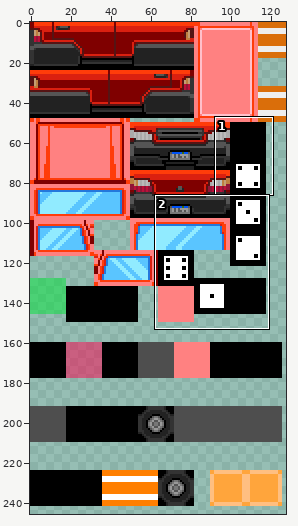
One commit to this sprite sheet: Games/LicenseTest/images/shared-0-sheet3.png. Above, an overview of the earlier version with the close-up marked.
Close-up. Before the commit:
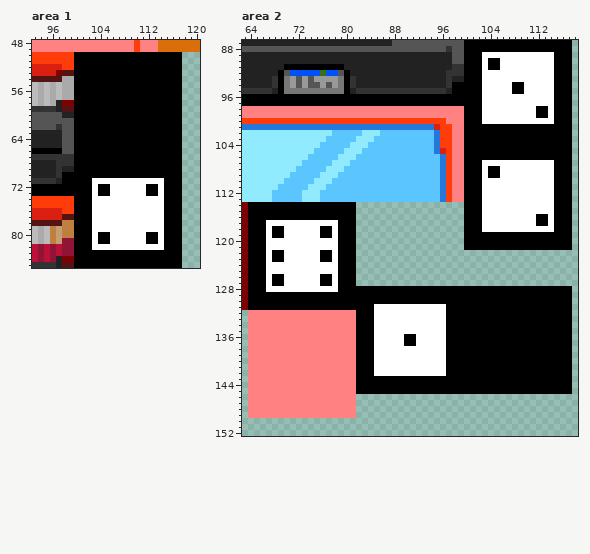
The file is 128x256 pixels. Shown: area 1: x 93..120, y 48..85; area 2: x 63..118, y 87..152. The wide view leaves out empty margins. The commit also changed other parts of the picture, which this record leaves out.
The same view after the edit:
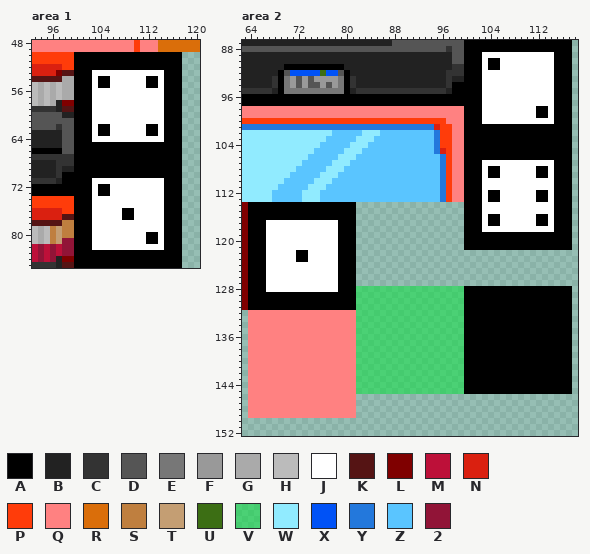
Palette (. is transparent): A #000000  B #222222  C #333333  D #555555  E #777777  F #999999  G #aaaaaa  H #bbbbbb  J #ffffff  K #551414  L #7f0000  M #bd1039  N #da2010  P #ff3c0a  Q #ff8181  R #da6e0a  S #bf7f3f  T #c49e73  U #3c6e14  V #00e5367f  W #91ebff  X #0052f6  Y #2378dc  Z #5ac5ff  2 #911437
Changes in this commit:
Changed rows in their new state; - is an unchanged pixel.
Area 1:
first column x 103:
53 JJJJJJJJJJJJ
54 J--JJJJJJ--J
55 J--JJJJJJ--J
56 JJJJJJJJJJJJ
57 JJJJJJJJJJJJ
58 JJJJJJJJJJJJ
59 JJJJJJJJJJJJ
60 JJJJJJJJJJJJ
61 JJJJJJJJJJJJ
62 J--JJJJJJ--J
63 J--JJJJJJ--J
64 JJJJJJJJJJJJ
first column x 104:
72 --------JJ
73 --------JJ
76 ----AA----
77 ----AA----
80 JJ--------
81 JJ--------
Area 2:
first column x 108:
 94 JJ
 95 JJ
first column x 68:
108 --------------------------------------------AA
109 --------------------------------------------AA
112 ------------------------------------AA------AA
113 ------------------------------------AA------AA
116 ------------------------------------AA--------
117 ------------------------------------AA--------
118 JJ------JJ------------------------------------
119 JJ------JJ------------------------------------
122 JJ--AA--JJ------------------------------------
123 JJ--AA--JJ------------------------------------
126 JJ------JJ------------------------------------
127 JJ------JJ------------------------------------
128 --------------VVVVVVVVVVVVVVVVVV--------------
129 --------------VVVVVVVVVVVVVVVVVV--------------
130 --------------VVVVVVVVVVVVVVVVVV--------------
131 --------------VVVVVVVVVVVVVVVVVV--------------
132 --------------VVVVVVVVVVVVVVVVVV--------------
133 --------------VVVVVVVVVVVVVVVVVV--------------
134 --------------VVVVVVVVVVVVVVVVVV--------------
135 --------------VVVVVVVVVVVVVVVVVV--------------
136 --------------VVVVVVVVVVVVVVVVVV--------------
137 --------------VVVVVVVVVVVVVVVVVV--------------
138 --------------VVVVVVVVVVVVVVVVVV--------------
139 --------------VVVVVVVVVVVVVVVVVV--------------
140 --------------VVVVVVVVVVVVVVVVVV--------------
141 --------------VVVVVVVVVVVVVVVVVV--------------
142 --------------VVVVVVVVVVVVVVVVVV--------------
143 --------------VVVVVVVVVVVVVVVVVV--------------
144 --------------VVVVVVVVVVVVVVVVVV--------------
145 --------------VVVVVVVVVVVVVVVVVV--------------
